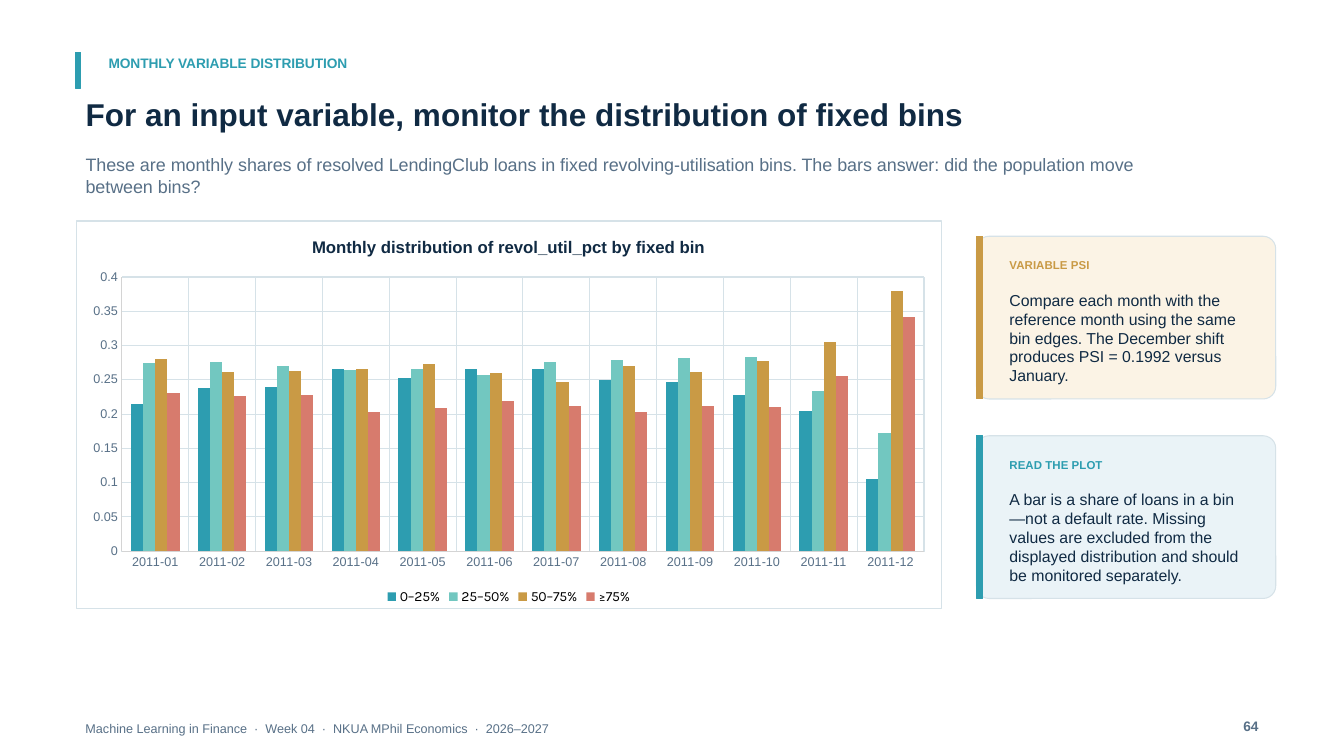
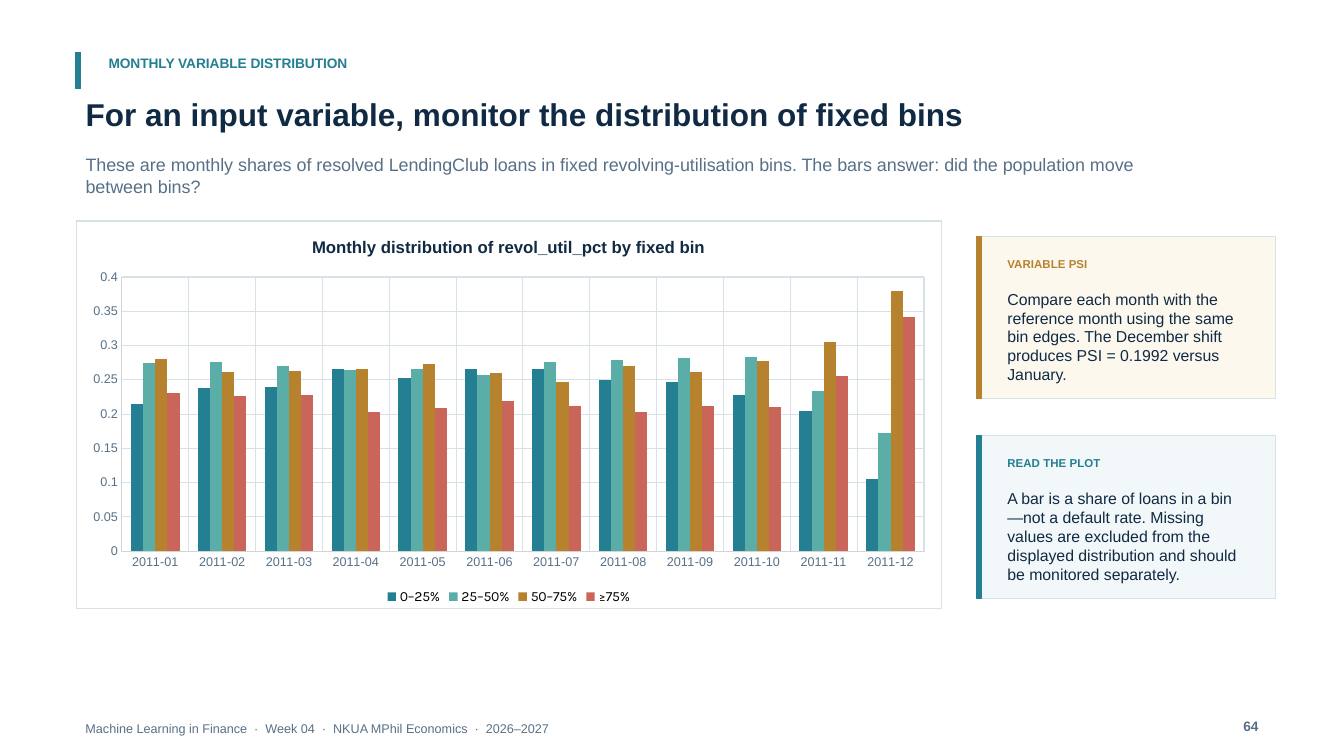
Before and after one commit to fkottas/Teaching-Courses, a slide deck: slide 64 of Machine Learning in Finance/2026-2027/lectures/week-04/slides/Lecture_04_Feature_Engineering_for_Financial_Data_2026-2027.pptx. Drawn at 1344x756 pixels with LibreOffice and Linux fonts; fonts in the diff are those of the drawing. Boxes give left, top, right and bottom in pixels: in the first picture for what was removed or moved away, otherwise in the second. Text is boxed around its words. In the diff, an @@ line names an element or a change of style, - is before the commit and + after.

```diff
--- a/Machine Learning in Finance/2026-2027/lectures/week-04/slides/Lecture_04_Feature_Engineering_for_Financial_Data_2026-2027.pptx
+++ b/Machine Learning in Finance/2026-2027/lectures/week-04/slides/Lecture_04_Feature_Engineering_for_Financial_Data_2026-2027.pptx
@@ rectangle at (x1=76, y1=52, x2=81, y2=88): fill #2D9DB0 to #237F91; outline #2D9DB0 0.75 pt to #237F91 0.75 pt @@
@@ text "MONTHLY VARIABLE DISTRIBUTION" at (x1=109, y1=58, x2=348, y2=68): text colour #2D9DB0 to #237F91 @@
@@ column chart at (x1=76, y1=221, x2=942, y2=609) @@
@@ colour of 0–25% #2D9DB0 to #237F91 @@
@@ colour of 25–50% #72C7C0 to #5AAEA7 @@
@@ colour of 50–75% #C99A45 to #B7822E @@
@@ colour of ≥75% #D77B6D to #C96559 @@
@@ category axis changed @@
@@ value axis changed @@
@@ border changed @@
@@ rectangle at (x1=977, y1=236, x2=982, y2=398): fill #C99A45 to #B7822E; outline #C99A45 0.75 pt to #B7822E 0.75 pt @@
@@ rectangle at (x1=977, y1=236, x2=1276, y2=398): rounded rectangle to rectangle; fill #FBF3E5 to #FCF8EE; outline #D6E2E8 0.75 pt to #D8E1E5 0.75 pt @@
@@ text "VARIABLE PSI" at (x1=1007, y1=260, x2=1088, y2=268): text colour #C99A45 to #B7822E @@
@@ rectangle at (x1=977, y1=436, x2=982, y2=598): fill #2D9DB0 to #237F91; outline #2D9DB0 0.75 pt to #237F91 0.75 pt @@
@@ rectangle at (x1=977, y1=436, x2=1276, y2=598): rounded rectangle to rectangle; fill #EAF3F7 to #F2F7F9; outline #D6E2E8 0.75 pt to #D8E1E5 0.75 pt @@
@@ text "READ THE PLOT" at (x1=1007, y1=459, x2=1101, y2=467): text colour #2D9DB0 to #237F91 @@
```
Also in this commit, not shown: 88 other slides changed, 1 slide added, 1 slide removed, 4 other files.
